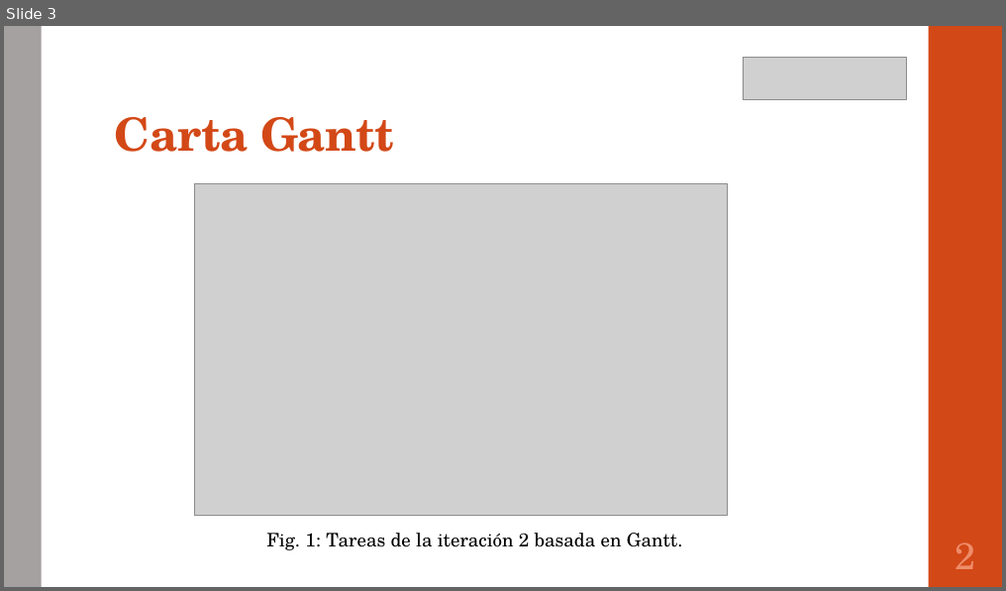
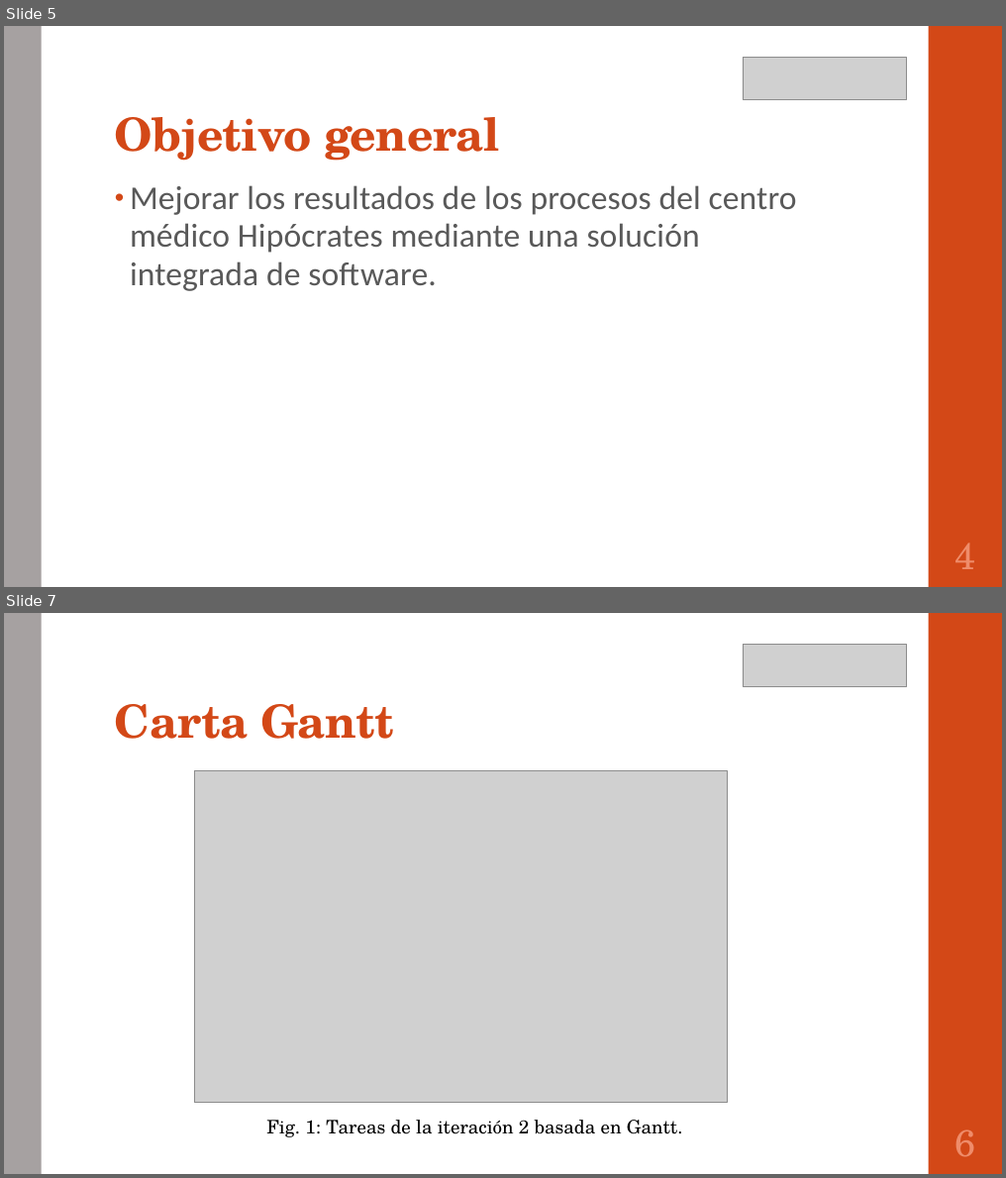
Before and after one commit to portafolio2016/hipocrates, a slide deck: presentación lunes 24 octubre 2016.pptx. Shown one above the other, each under a label of ours: slide 3 before the commit, slides 5 and 7 after it; the slides between them are not shown. The pictures are 1006x591 and 1006x1178 pixels, drawn with LibreOffice and Linux fonts; fonts in the diff are those of the drawing; grey boxes stand for pictures. Boxes give left, top, right and bottom in pixels: in the first picture for what was removed or moved away, otherwise in the second. Text is boxed around its words. In the diff, an @@ line names an element or a change of style, - is before the commit and + after.

```diff
--- a/presentación lunes 24 octubre 2016.pptx
+++ b/presentación lunes 24 octubre 2016.pptx
@@ slide 5 added at [4, 26, 1002, 587], background #FFFFFF; not listed: 2 template elements that a slide beside it also shows @@
@@ picture added at [743, 57, 907, 99] @@
@@ title added at [115, 117, 499, 161], 44 pt, text #D34817, bold @@
+Objetivo general
@@ text added at [130, 185, 797, 291], 32 pt, text #595959 @@
+• Mejorar los resultados de los procesos del centro médico Hipócrates mediante una solución integrada de software.
@@ page number added at [955, 543, 976, 570], 36 pt, text #EF8C6A @@
+4
@@ what was slide 3 is now slide 7 @@
@@ page number at [955, 1130, 976, 1157]: text changed @@
-2
+6
```
Also in this commit, not shown: 2 slides changed, 3 other slides added, 4 slides removed.
